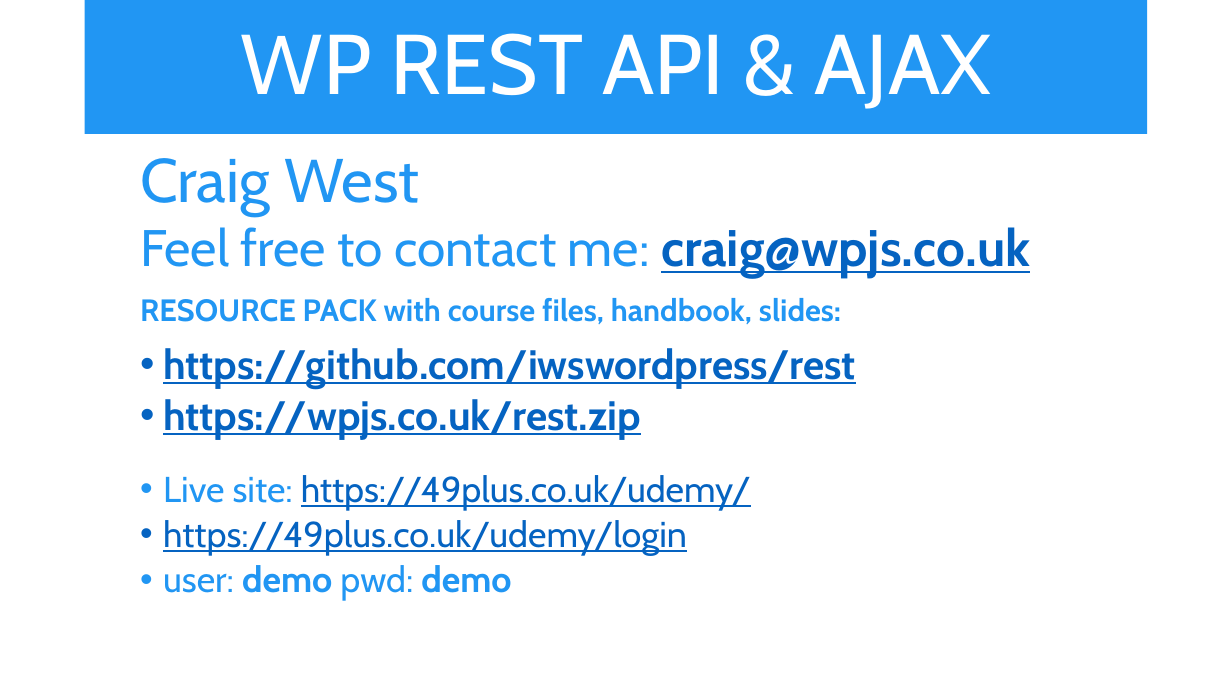
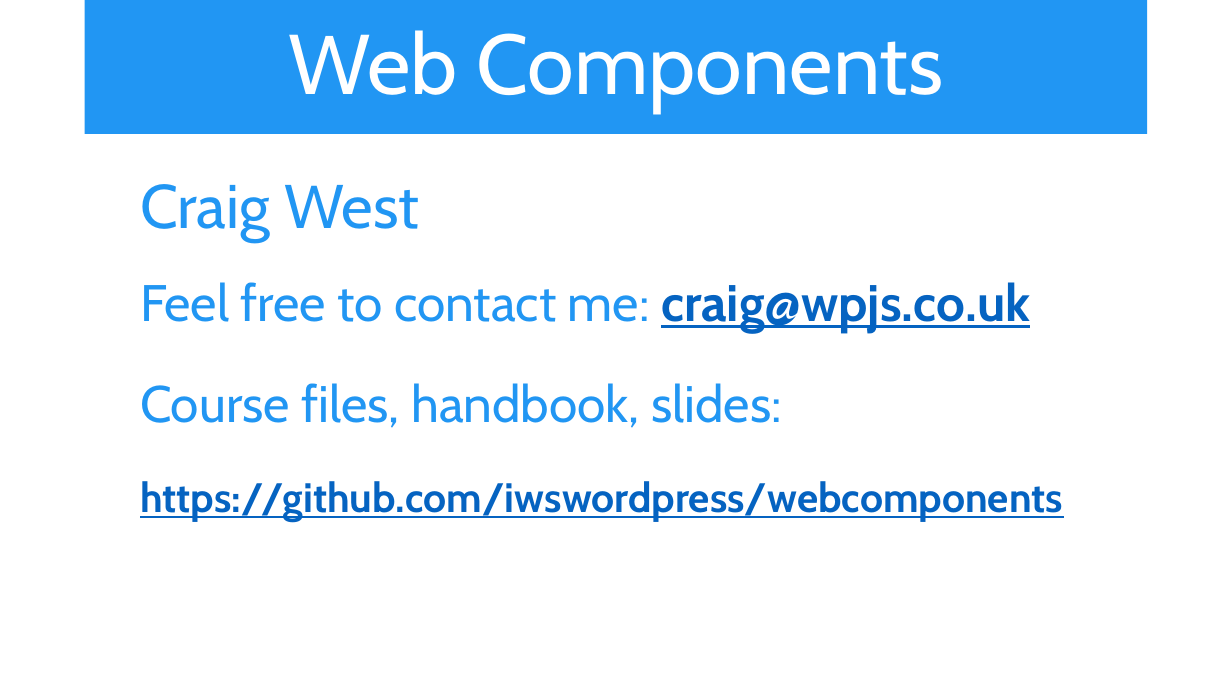
Before and after one commit to iwswordpress/WebComponents, a slide deck: slide 1 of Web-Components.pptx (slide 2 before the commit). Drawn at 1232x693 pixels with LibreOffice and Linux fonts; fonts in the diff are those of the drawing. Boxes give left, top, right and bottom in pixels: in the first picture for what was removed or moved away, otherwise in the second. Text is boxed around its words. In the diff, an @@ line names an element or a change of style, - is before the commit and + after.

```diff
--- a/Web-Components.pptx
+++ b/Web-Components.pptx
@@ title at (288, 30, 944, 113): text changed @@
-WP REST API & AJAX
+Web Components
@@ text at (140, 383, 1063, 522): text changed; size 28 to 32 pt @@
-  RESOURCE PACK with course files, handbook, slides:
-  • https://github.com/iwswordpress/rest
-  • https://wpjs.co.uk/rest.zip
-  • Live site: https://49plus.co.uk/udemy/
-  • https://49plus.co.uk/udemy/login
-  • user: demo pwd: demo
+  Course files, handbook, slides:
+  https://github.com/iwswordpress/webcomponents
```
Also in this commit, not shown: 5 other slides changed, 1 slide removed, 18 other files.
